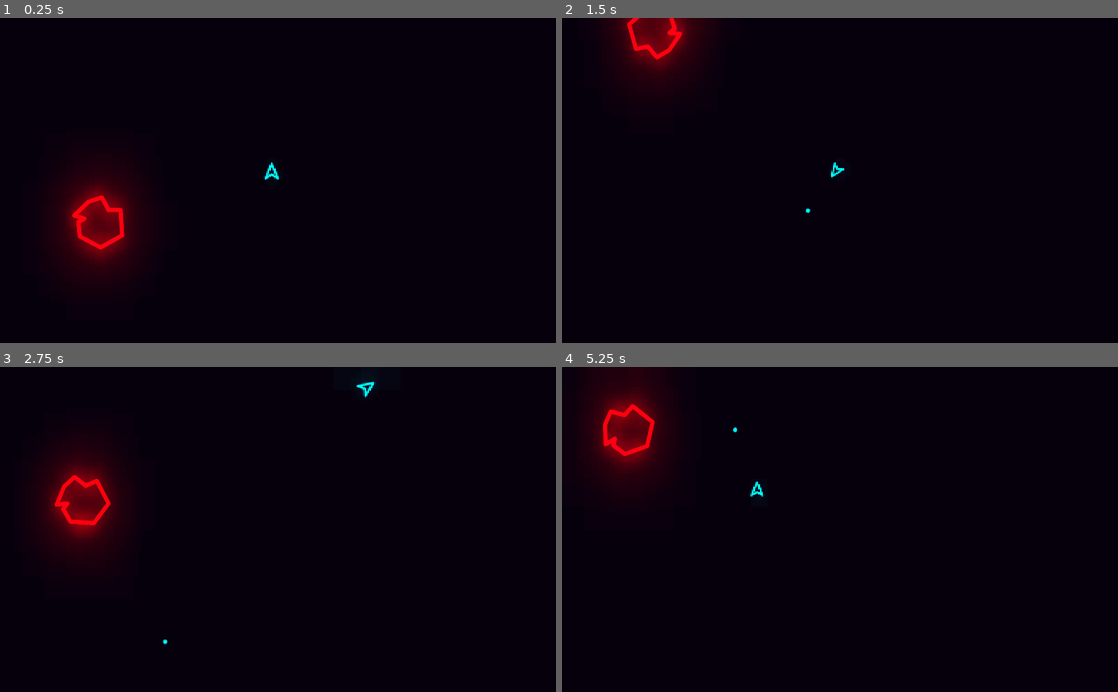
Above: before the commit, frames 1-4 (two rows, left to right).
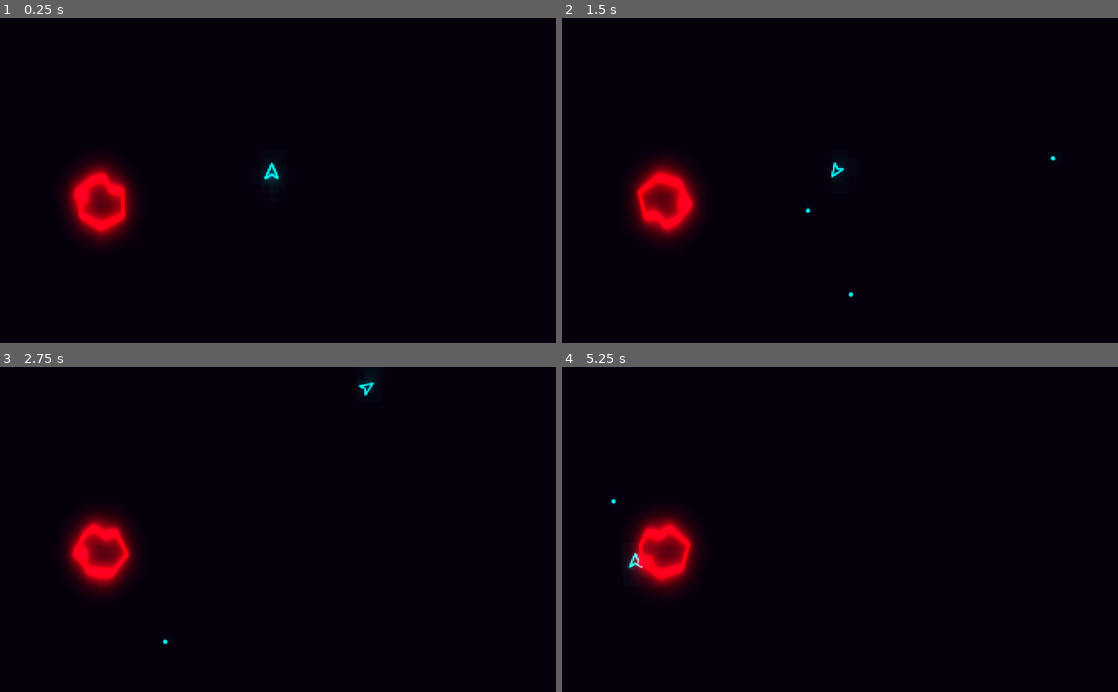
Above: after the commit, the same moments.

Repository: SanderVanhove/asteroidbelt
Game: Godot game, scene res://Screens/World/World.tscn
Same seed, same stepped clock (60 frames per second), same inputs: the game is played once before the commit and once after it.
Inputs:
- Up to frame 1 (0.25 s): no input
- Up to frame 2 (1.5 s): hold Right (ui_right) 0.53-1.28 s; hold Space (fire) 0.53-1.28 s; hold Down (ui_down) from 1.28 s (still down); tap Space (fire) at 1.35 s
- Up to frame 3 (2.75 s): release Down (ui_down) at 2.03 s; hold Right (ui_right) from 2.03 s (still down); hold Space (fire) from 2.03 s (still down)
- Up to frame 4 (5.25 s): release Right (ui_right) at 2.78 s; release Space (fire) at 2.78 s; hold Up (ui_up) 2.78-3.53 s; tap Space (fire) at 2.85, 4.35 s; hold Space (fire) 3.53-4.28 s; hold Left (ui_left) 3.53-5.03 s; hold Down (ui_down) from 5.03 s (still down); hold Space (fire) from 5.03 s (still down)

The runs differ from the first frame. In frame 1, 3.9% of the frame differs, in the area x 9-51%, y 44-81%; in frame 2, 5.8%; in frame 3, 5.5%; in frame 4, 7.3%, in the area x 4-37%, y 0-70%.

Commit message:
Fix wrap around

Diff:
--- a/Screens/World/World.tscn
+++ b/Screens/World/World.tscn
@@ -34,9 +34,13 @@
 [sub_resource type="Environment" id=3]
 background_mode = 4
 glow_enabled = true
+glow_levels/1 = true
+glow_levels/2 = true
+glow_levels/4 = true
+glow_levels/5 = false
 glow_intensity = 4.51
 glow_strength = 1.38
-glow_blend_mode = 0
+glow_blend_mode = 1
 
 [node name="World" type="Node2D"]
 script = ExtResource( 3 )
--- a/Things/Boulder/Boulder.gd
+++ b/Things/Boulder/Boulder.gd
@@ -1,7 +1,10 @@
 extends RigidBody2D
 
 
-const MAX_SPEED: float = 200.0
+const MAX_SPEED: float = 0.0
+
+
+onready var _wrap_around: WrapAround = $WrapAround
 
 
 func _ready() -> void:
@@ -12,3 +15,11 @@
 		rand_range(-200, 200),
 		rand_range(-200, 200)
 	).clamped(MAX_SPEED))
+
+
+func _integrate_forces(state: Physics2DDirectBodyState) -> void:
+	_wrap_around.wrap_state(state)
+
+
+func got_hit(hitting_object: Node2D) -> void:
+	apply_central_impulse(Vector2(0, -50).rotated(hitting_object.rotation))
--- a/Things/Boulder/Boulder.tscn
+++ b/Things/Boulder/Boulder.tscn
@@ -4,7 +4,9 @@
 [ext_resource path="res://Things/Boulder/Boulder.gd" type="Script" id=2]
 [ext_resource path="res://Utils/WrapAround.gd" type="Script" id=3]
 
-[node name="Boulder" type="RigidBody2D"]
+[node name="Boulder" type="RigidBody2D" groups=[
+"boulder",
+]]
 gravity_scale = 0.0
 linear_damp = 0.0
 angular_damp = 0.0
@@ -22,3 +24,4 @@
 [node name="WrapAround" type="Node" parent="."]
 script = ExtResource( 3 )
 margin = 50
+is_rigid_body = true
--- a/Things/Bullet/Bullet.gd
+++ b/Things/Bullet/Bullet.gd
@@ -2,7 +2,13 @@
 class_name Bullet
 
 
+var CollisionParticlesClass = preload("res://Things/Bullet/CollisionParticles.tscn")
+
+
 const SPEED: float = 10.0
+
+
+onready var _particles: CPUParticles2D = $CPUParticles2D
 
 
 func _process(delta: float) -> void:
@@ -11,3 +17,14 @@
 
 func _on_VisibilityNotifier2D_screen_exited() -> void:
 	queue_free()
+
+
+func _on_Bullet_body_entered(body: Node) -> void:
+	if body.is_in_group('boulder'):
+		body.got_hit(self)
+
+		var collision_particles = CollisionParticlesClass.instance()
+		collision_particles.global_transform = global_transform
+		get_parent().add_child(collision_particles)
+
+		queue_free()
--- a/Things/Bullet/Bullet.tscn
+++ b/Things/Bullet/Bullet.tscn
@@ -22,4 +22,5 @@
 [node name="VisibilityNotifier2D" type="VisibilityNotifier2D" parent="."]
 scale = Vector2( 0.974972, 0.974972 )
 
+[connection signal="body_entered" from="." to="." method="_on_Bullet_body_entered"]
 [connection signal="screen_exited" from="VisibilityNotifier2D" to="." method="_on_VisibilityNotifier2D_screen_exited"]
--- /dev/null
+++ b/Things/Bullet/CollisionParticles.gd
@@ -0,0 +1,10 @@
+extends CPUParticles2D
+
+
+func _ready() -> void:
+	emitting = true
+
+
+func _physics_process(_delta):
+	if not emitting:
+		queue_free()
--- /dev/null
+++ b/Things/Bullet/CollisionParticles.tscn
@@ -0,0 +1,19 @@
+[gd_scene load_steps=3 format=2]
+
+[ext_resource path="res://Things/Bullet/CollisionParticles.gd" type="Script" id=1]
+
+[sub_resource type="Gradient" id=1]
+colors = PoolColorArray( 0.37, 0.73, 4, 1, 1, 1, 1, 0.0235294 )
+
+[node name="CollisionParticles" type="CPUParticles2D"]
+emitting = false
+amount = 20
+lifetime = 0.2
+one_shot = true
+explosiveness = 0.7
+direction = Vector2( 0, 1 )
+gravity = Vector2( 0, 0 )
+initial_velocity = 250.0
+scale_amount = 5.0
+color_ramp = SubResource( 1 )
+script = ExtResource( 1 )
--- a/Things/Player/Player.gd
+++ b/Things/Player/Player.gd
@@ -17,6 +17,8 @@
 onready var _tween: Tween = $Tween
 onready var _truster_flare_tween: Tween = $TrusterFlareTween
 onready var _visuals: Node2D = $Visual
+onready var _fire_timer: Timer = $FireTimer
+onready var _wrap_around = $WrapAround
 
 
 func _ready() -> void:
@@ -82,12 +84,15 @@
 		_tween.start()
 
 
-
-
 func handle_firing() -> void:
 	if not Input.is_action_just_pressed("fire"):
 		return
 
+	fire()
+	_fire_timer.start()
+
+
+func fire() -> void:
 	var bullet: Bullet = BulletClass.instance()
 	bullet.global_transform = _fire_point.global_transform
 	get_parent().add_child(bullet)
@@ -95,3 +100,11 @@
 	_tween.interpolate_property(_visuals, "scale", _visuals.scale, Vector2(.8, .8), .05)
 	_tween.interpolate_property(_visuals, "scale", Vector2(.8, .8), Vector2.ONE, .4, Tween.TRANS_SINE, Tween.EASE_OUT, .05)
 	_tween.start()
+
+
+func _on_FireTimer_timeout() -> void:
+	if not Input.is_action_pressed("fire"):
+		return
+
+	fire()
+	_fire_timer.start()
--- a/Things/Player/Player.tscn
+++ b/Things/Player/Player.tscn
@@ -41,3 +41,9 @@
 [node name="WrapAround" type="Node" parent="."]
 script = ExtResource( 4 )
 margin = 20
+
+[node name="FireTimer" type="Timer" parent="."]
+wait_time = 0.3
+one_shot = true
+
+[connection signal="timeout" from="FireTimer" to="." method="_on_FireTimer_timeout"]
--- a/Utils/WrapAround.gd
+++ b/Utils/WrapAround.gd
@@ -1,12 +1,31 @@
 extends Node
+class_name WrapAround
 
 
 export(int, 0, 100) var margin: float = 30.0
+export(bool) var is_rigid_body: bool = false
 
 
 onready var screen_size: Vector2 = get_viewport().size
 
 
-func _process(delta: float) -> void:
-	get_parent().position.x = wrapf(get_parent().position.x, 0 - margin, screen_size.x + margin)
-	get_parent().position.y = wrapf(get_parent().position.y, 0 - margin, screen_size.y + margin)
+func _ready() -> void:
+	set_physics_process(not is_rigid_body)
+
+
+func wrap_state(state: Physics2DDirectBodyState) -> void:
+	var pos: Vector2 = state.transform.origin
+
+	state.transform.origin = Vector2(
+		wrapf(pos.x, 0 - margin, screen_size.x + margin),
+		wrapf(pos.y, 0 - margin, screen_size.y + margin)
+	)
+
+
+func _physics_process(delta: float) -> void:
+	var pos: Vector2 = get_parent().position
+
+	get_parent().position = Vector2(
+		wrapf(pos.x, 0 - margin, screen_size.x + margin),
+		wrapf(pos.y, 0 - margin, screen_size.y + margin)
+	)
--- a/project.godot
+++ b/project.godot
@@ -13,9 +13,15 @@
 "class": "Bullet",
 "language": "GDScript",
 "path": "res://Things/Bullet/Bullet.gd"
+}, {
+"base": "Node",
+"class": "WrapAround",
+"language": "GDScript",
+"path": "res://Utils/WrapAround.gd"
 } ]
 _global_script_class_icons={
-"Bullet": ""
+"Bullet": "",
+"WrapAround": ""
 }
 
 [application]
@@ -26,7 +32,7 @@
 
 [display]
 
-window/stretch/mode="2d"
+window/stretch/mode="viewport"
 window/stretch/aspect="keep"
 
 [input]
